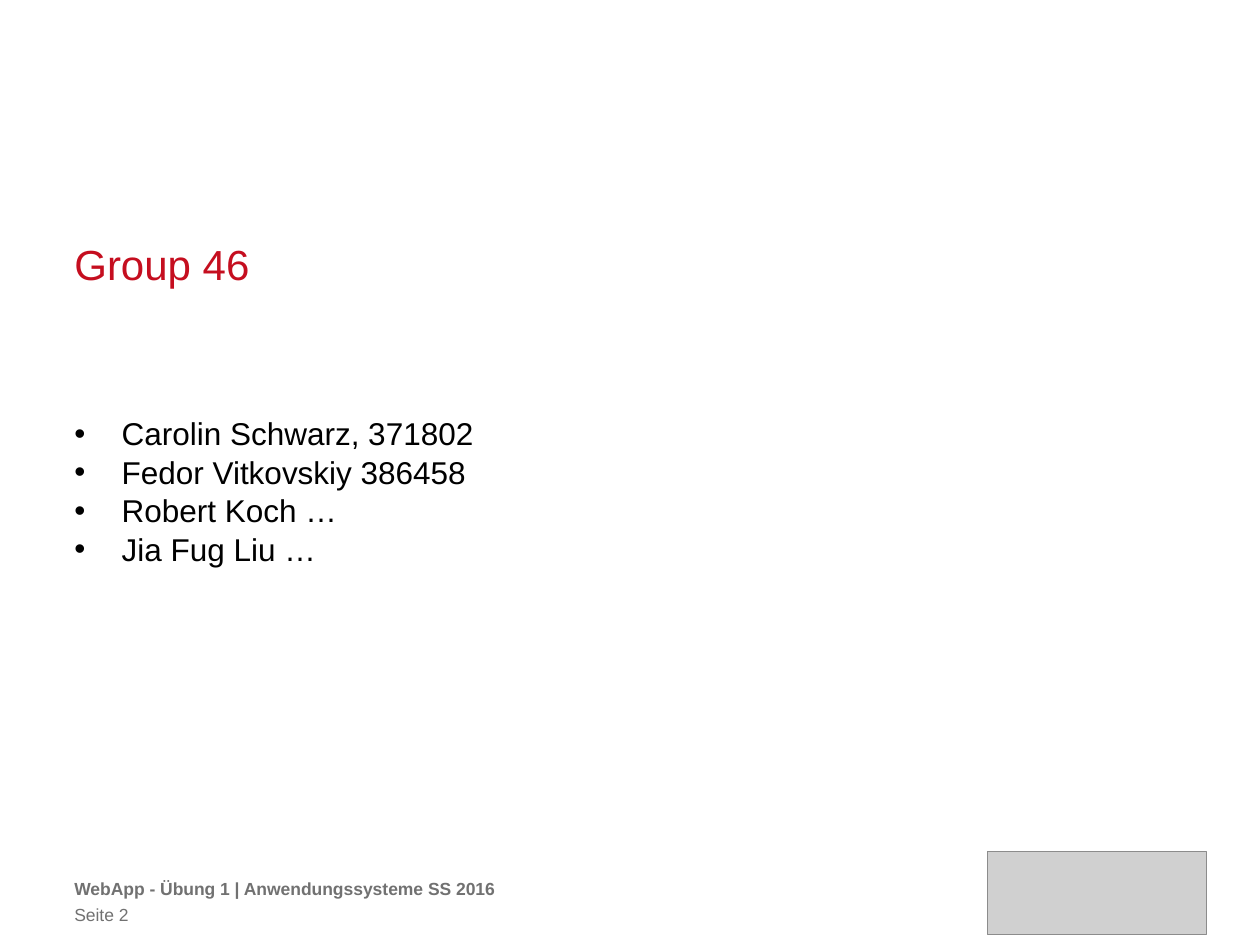
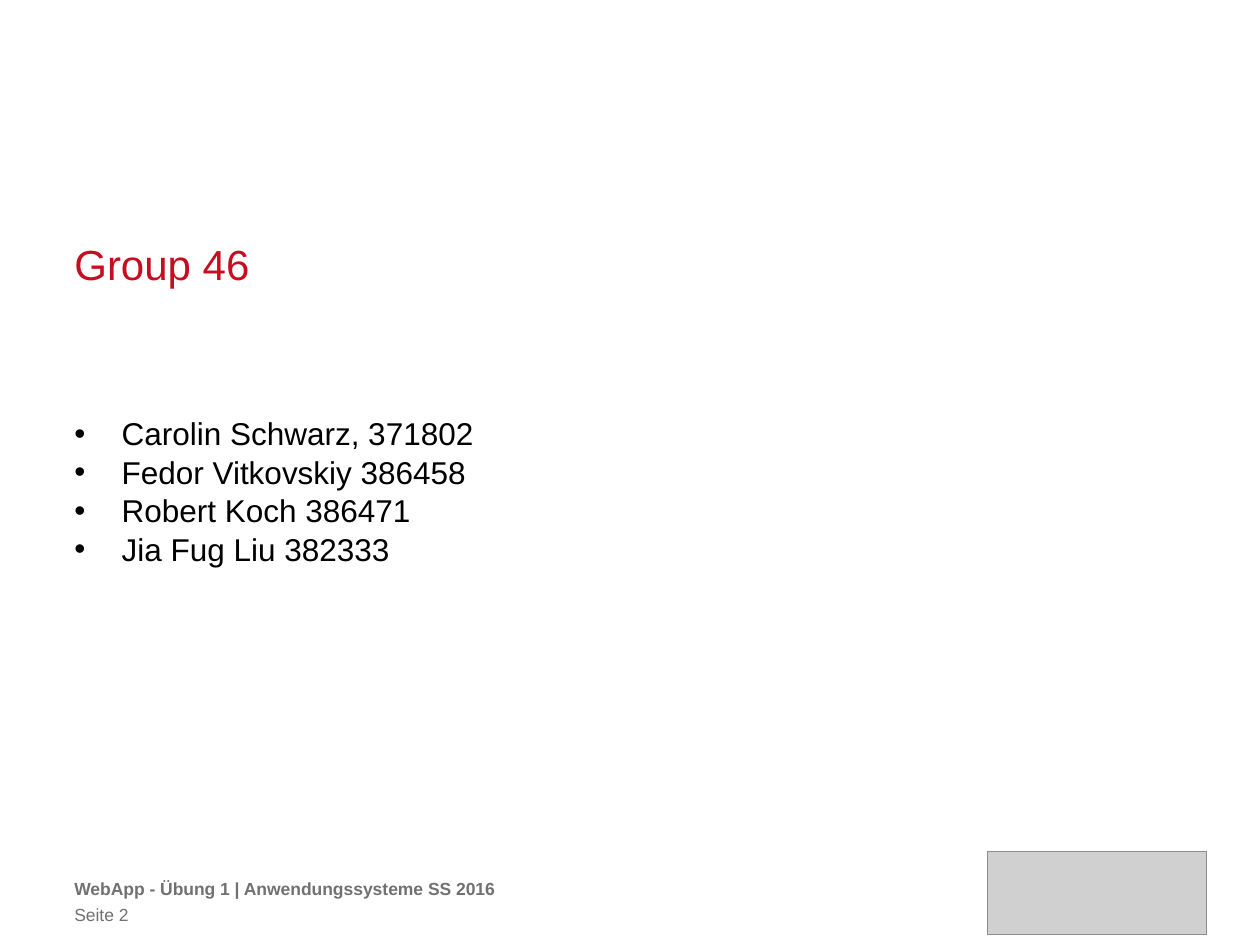
Before and after one commit to carolin262/anwendungssysA1, a slide deck: slide 2 of WebApp_TU.pptx. Drawn at 1260x945 pixels with LibreOffice and Linux fonts; fonts in the diff are those of the drawing; grey boxes stand for pictures; background and template pictures are left out. Boxes give left, top, right and bottom in pixels: in the first picture for what was removed or moved away, otherwise in the second. Text is boxed around its words. In the diff, an @@ line names an element or a change of style, - is before the commit and + after.

```diff
--- a/WebApp_TU.pptx
+++ b/WebApp_TU.pptx
@@ text at <box>122,499,410,567</box>: text changed @@
-• Robert Koch …
-• Jia Fug Liu …
+• Robert Koch 386471
+• Jia Fug Liu 382333
```
